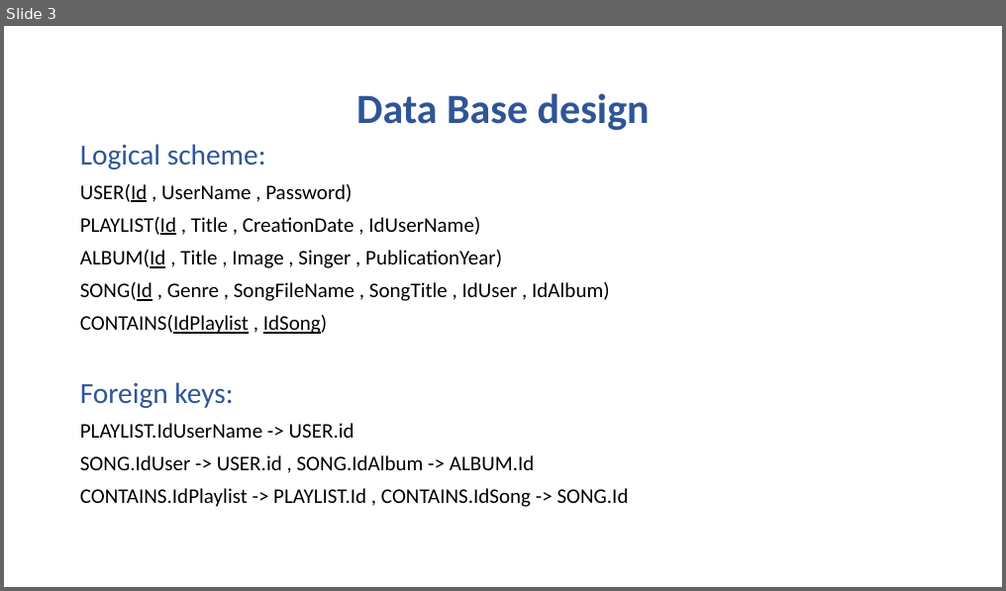
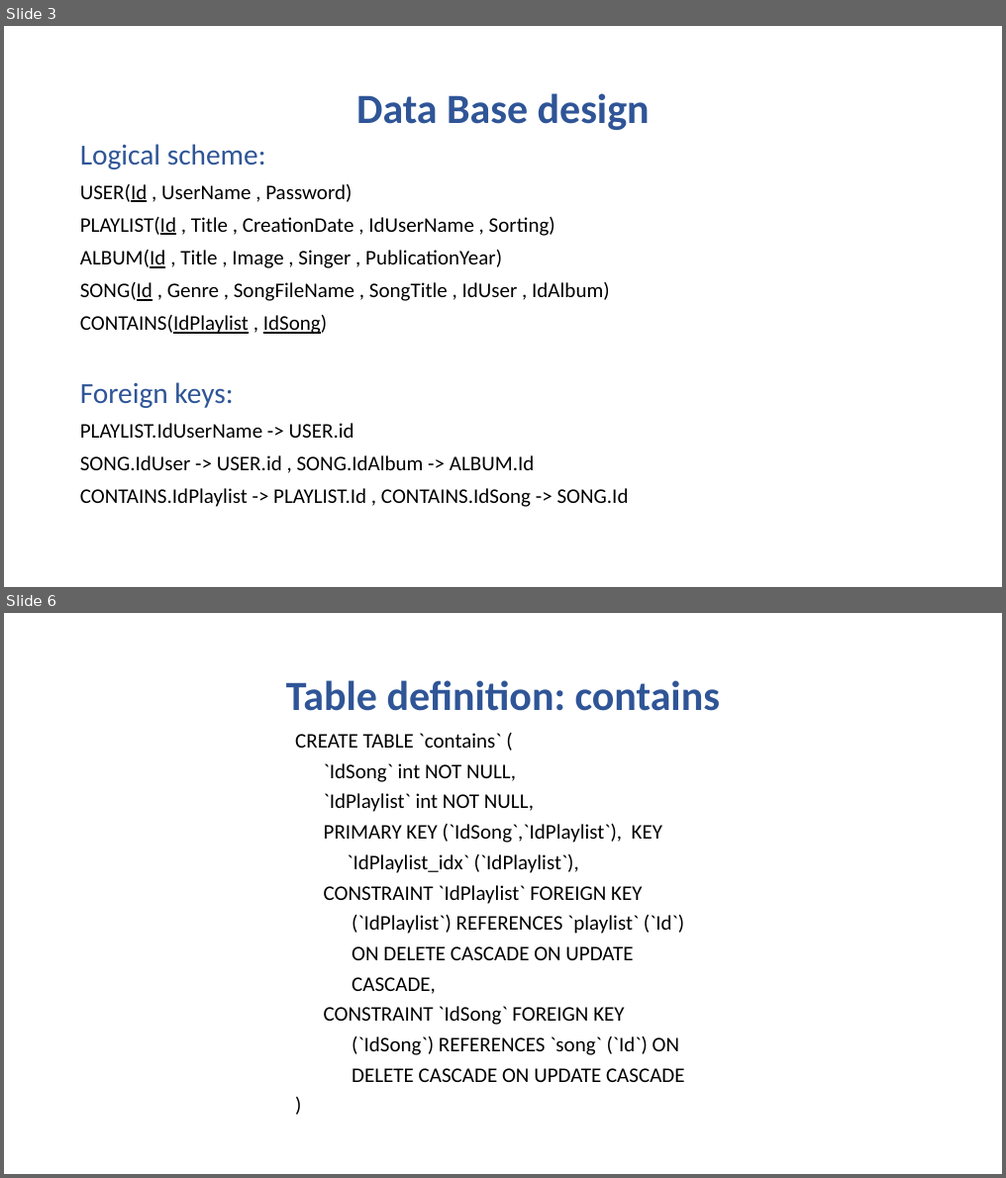
Before and after one commit to matteoNunz/ProgettoTIW_2, a slide deck: PlayList musicale - presentation.pptx. Shown one above the other, each under a label of ours: slide 3 before the commit, slides 3 and 6 after it; the slides between them are not shown. The pictures are 1006x591 and 1006x1178 pixels, drawn with LibreOffice and Linux fonts; fonts in the diff are those of the drawing. Boxes give left, top, right and bottom in pixels: in the first picture for what was removed or moved away, otherwise in the second. Text is boxed around its words. In the diff, an @@ line names an element or a change of style, - is before the commit and + after.

```diff
--- a/PlayList musicale - presentation.pptx
+++ b/PlayList musicale - presentation.pptx
@@ slide 6 added at (4, 613, 1002, 1174), background #FFFFFF @@
@@ title added at (286, 680, 720, 711), 40 pt, text #2F5597, bold @@
+Table definition: contains
@@ text added at (295, 733, 685, 1082), 20 pt, text #000000 @@
+CREATE TABLE `contains` (
+`IdSong` int NOT NULL,
+`IdPlaylist` int NOT NULL,
+PRIMARY KEY (`IdSong`,`IdPlaylist`), KEY
+`IdPlaylist_idx` (`IdPlaylist`),
+CONSTRAINT `IdPlaylist` FOREIGN KEY
+(`IdPlaylist`) REFERENCES `playlist` (`Id`)
+ON DELETE CASCADE ON UPDATE
+CASCADE,
+CONSTRAINT `IdSong` FOREIGN KEY
+(`IdSong`) REFERENCES `song` (`Id`) ON
+DELETE CASCADE ON UPDATE CASCADE
+)
@@ slide 3 changed as well @@
@@ text at (80, 217, 555, 236): text changed @@
-PLAYLIST(Id , Title , CreationDate , IdUserName)
+PLAYLIST(Id , Title , CreationDate , IdUserName , Sorting)
```
Also in this commit, not shown: 12 other slides changed, 7 other slides added, 4 slides removed.
